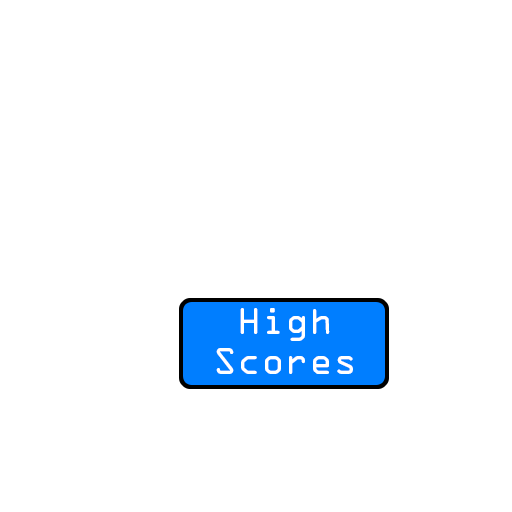
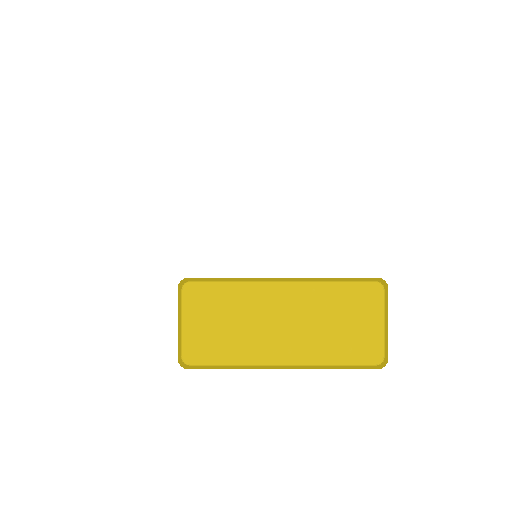
Revision of a layered w=512, h=512 image; what changed, layer by layer:
painted on "HighScores Down" over [178, 278, 389, 389]
